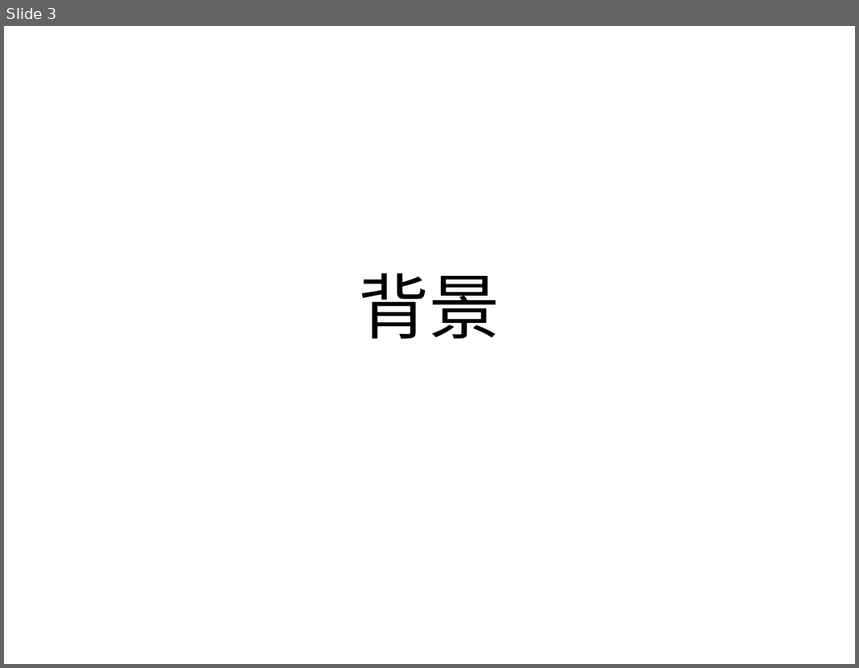
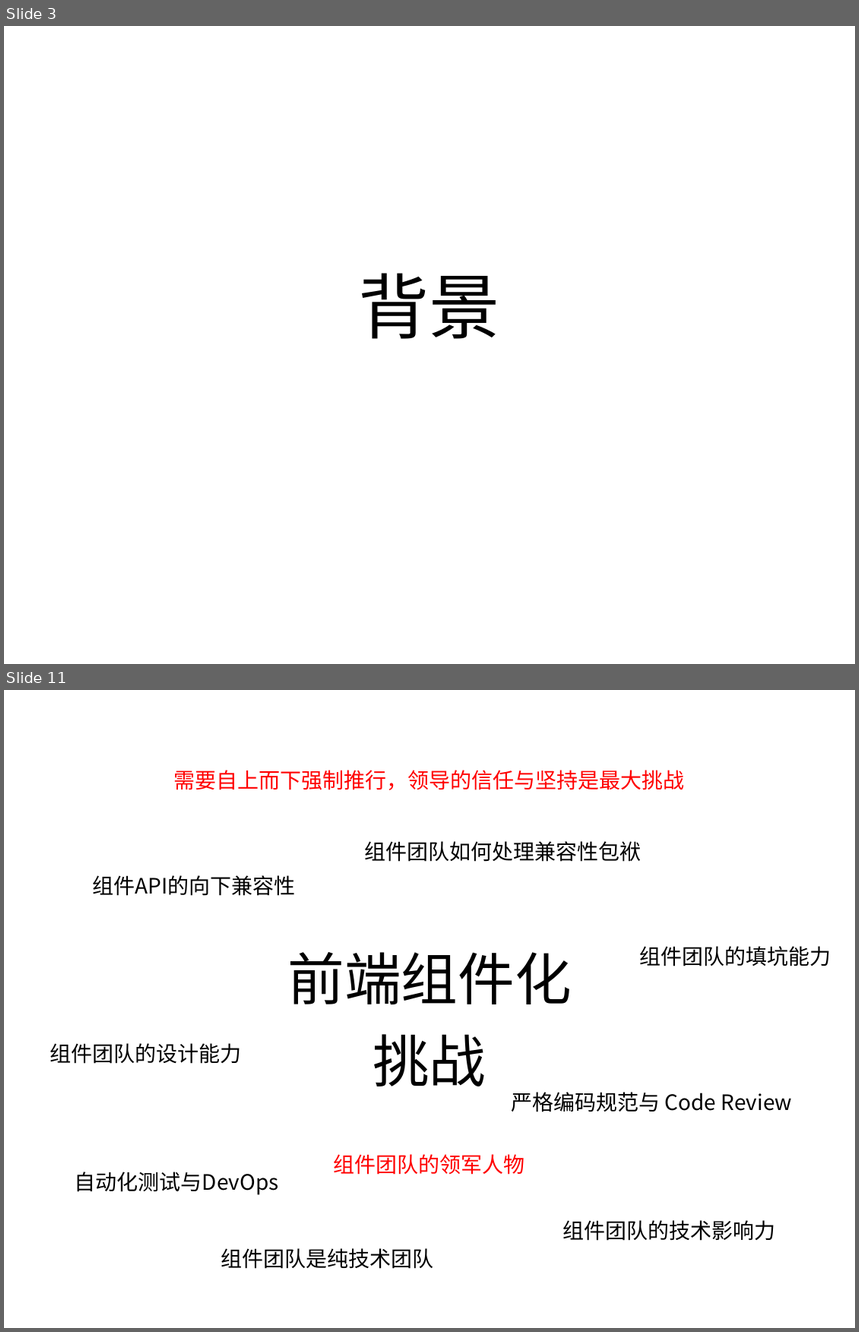
Before and after one commit to yibit/jigsaw, a slide deck: 让任何人迅速成为大前端开发者.pptx. Shown one above the other, each under a label of ours: slide 3 before the commit, slides 3 and 11 after it; the slides between them are not shown. The pictures are 859x668 and 859x1332 pixels, drawn with LibreOffice and Linux fonts; fonts in the diff are those of the drawing. Boxes give left, top, right and bottom in pixels: in the first picture for what was removed or moved away, otherwise in the second. Text is boxed around its words. In the diff, an @@ line names an element or a change of style, - is before the commit and + after.

```diff
--- a/让任何人迅速成为大前端开发者.pptx
+++ b/让任何人迅速成为大前端开发者.pptx
@@ slide 11 added at (x1=4, y1=690, x2=855, y2=1328), background #FFFFFF @@
@@ text added at (x1=174, y1=770, x2=685, y2=790), 18 pt, text #FF0000 @@
+需要自上而下强制推行，领导的信任与坚持是最大挑战
@@ text added at (x1=365, y1=841, x2=642, y2=862), 18 pt, text #000000 @@
+组件团队如何处理兼容性包袱
@@ text added at (x1=92, y1=875, x2=295, y2=896), 18 pt, text #000000 @@
+组件API的向下兼容性
@@ title added at (x1=287, y1=952, x2=571, y2=1005), 48 pt, text #000000 @@
+前端组件化
@@ text added at (x1=640, y1=946, x2=832, y2=967), 18 pt, text #000000 @@
+组件团队的填坑能力
@@ text added at (x1=50, y1=1043, x2=241, y2=1064), 18 pt, text #000000 @@
+组件团队的设计能力
@@ text added at (x1=373, y1=1034, x2=486, y2=1087), 48 pt, text #000000 @@
+挑战
@@ text added at (x1=511, y1=1092, x2=792, y2=1113), 18 pt, text #000000 @@
+严格编码规范与 Code Review
@@ text added at (x1=334, y1=1154, x2=525, y2=1175), 18 pt, text #FF0000 @@
+组件团队的领军人物
@@ text added at (x1=75, y1=1172, x2=279, y2=1195), 18 pt, text #000000 @@
+自动化测试与DevOps
@@ text added at (x1=563, y1=1220, x2=776, y2=1241), 18 pt, text #000000 @@
+组件团队的技术影响力
@@ text added at (x1=221, y1=1249, x2=433, y2=1269), 18 pt, text #000000 @@
+组件团队是纯技术团队
```
Also in this commit, not shown: 2 slides changed, 22 other slides added.
